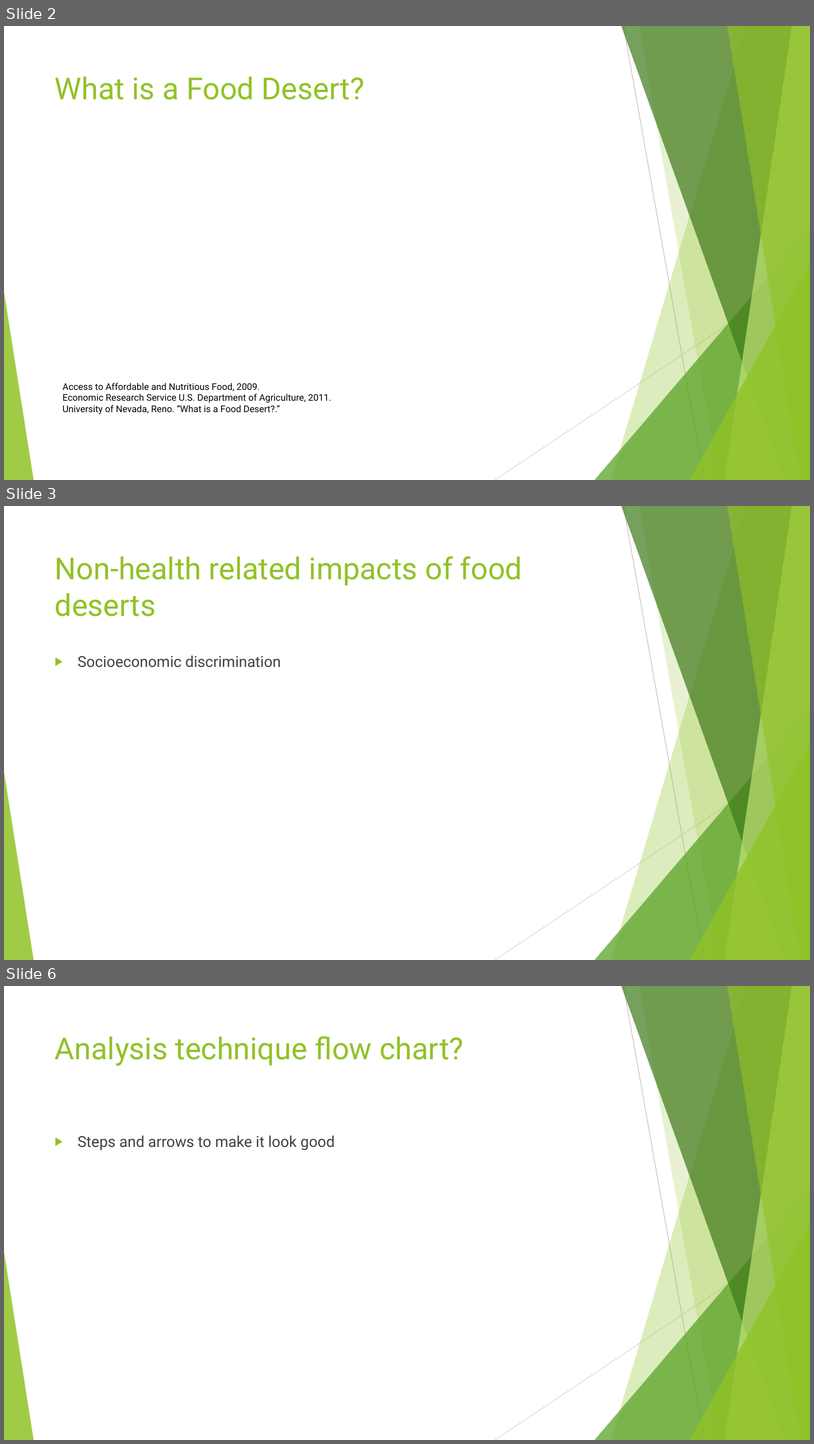
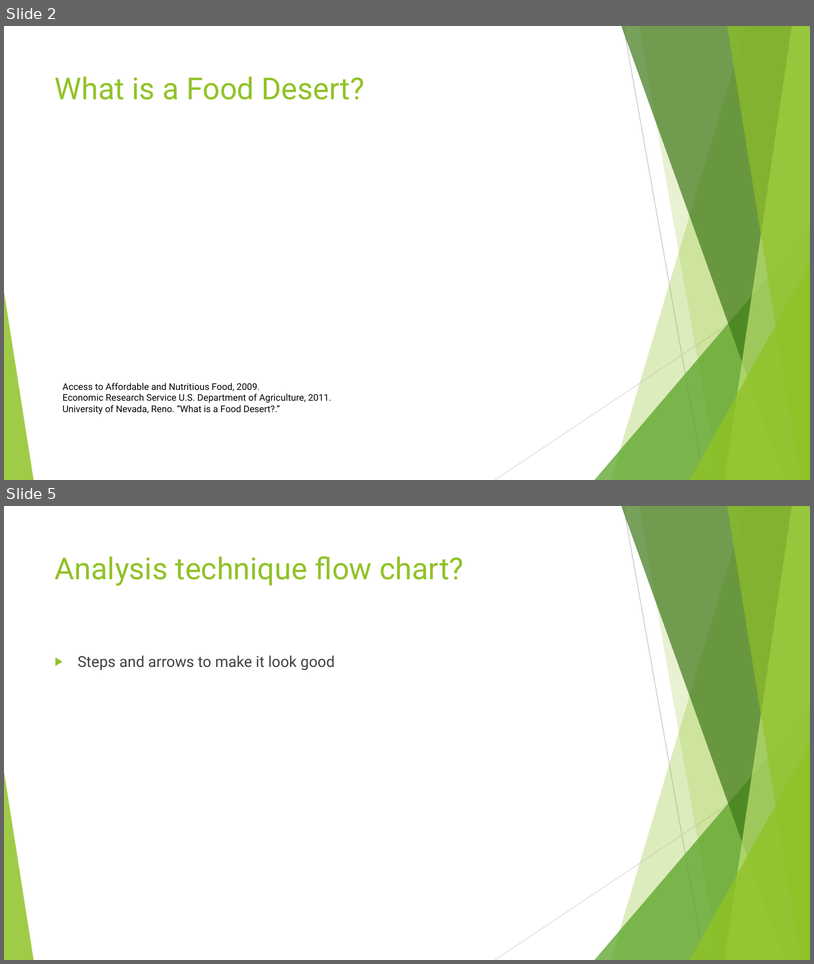
Before and after one commit to latestnight/capstone, a slide deck: food_desert_pp.pptx. Shown one above the other, each under a label of ours: slides 2, 3 and 6 before the commit, slides 2 and 5 after it; the slides between them are not shown. The pictures are 814x1444 and 814x964 pixels, drawn with LibreOffice and Linux fonts; fonts in the diff are those of the drawing; grey boxes stand for pictures. Boxes give left, top, right and bottom in pixels: in the first picture for what was removed or moved away, otherwise in the second. Text is boxed around its words. In the diff, an @@ line names an element or a change of style, - is before the commit and + after.

```diff
--- a/food_desert_pp.pptx
+++ b/food_desert_pp.pptx
@@ slide 3 removed at (x1=4, y1=506, x2=810, y2=960), background #FFFFFF; not listed: 10 template elements that a slide beside it also shows @@
@@ title removed at (x1=55, y1=556, x2=522, y2=616) @@
-Non-health related impacts of food deserts
@@ text removed at (x1=78, y1=655, x2=281, y2=667) @@
-▶ Socioeconomic discrimination
@@ what was slide 6 is now slide 5 @@
```
Also in this commit, not shown: 7 slides changed, 6 slides added, 6 other slides removed, 13 other files.
